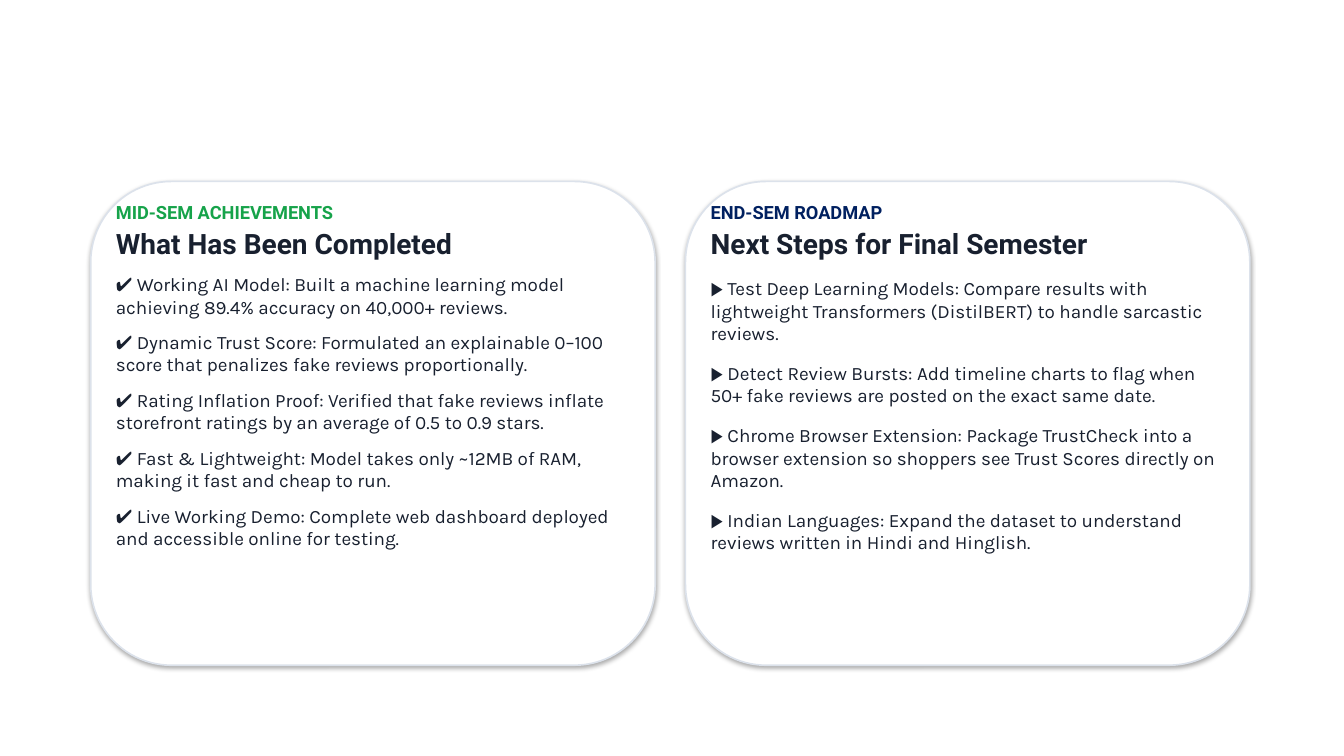
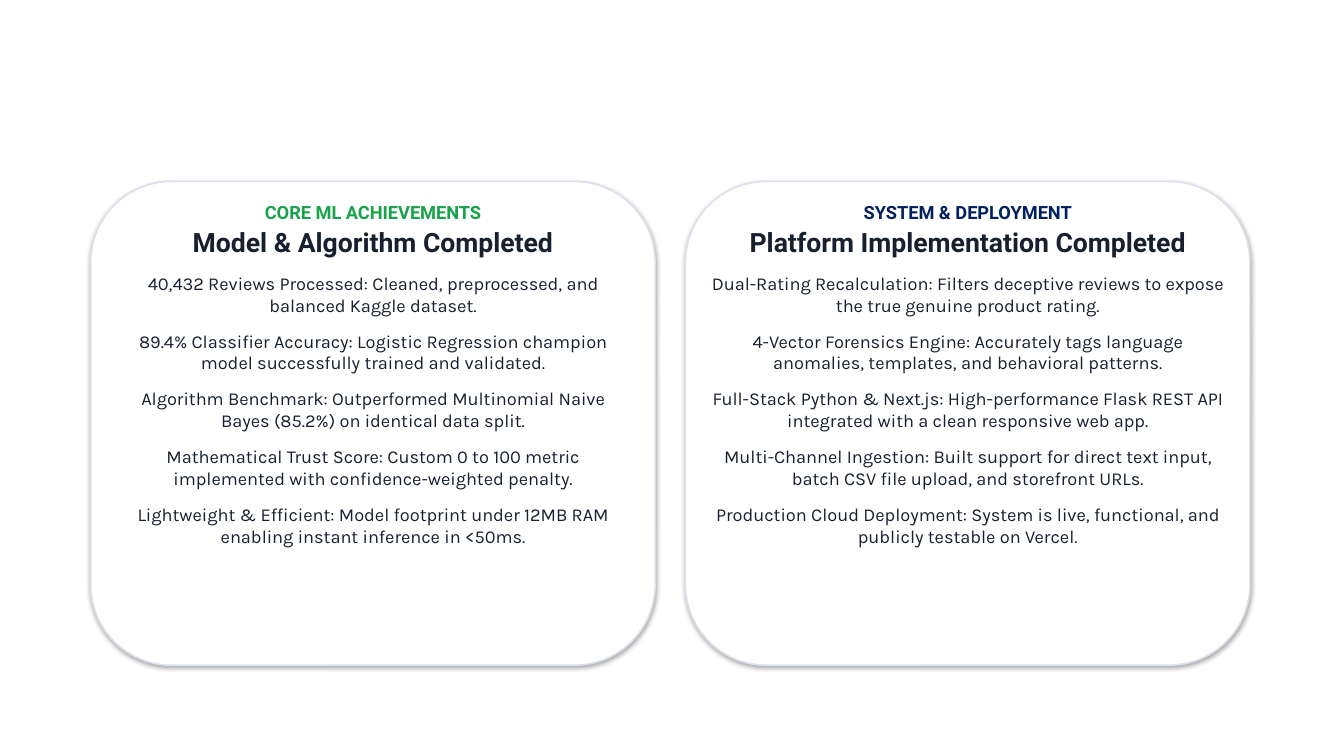
Before and after one commit to muskanpapdiwal/TrustCheck, a slide deck: slide 8 of TrustCheck_Midsem_Presentation.pptx. Drawn at 1344x756 pixels with LibreOffice and Linux fonts; fonts in the diff are those of the drawing; background and template pictures are left out. Boxes give left, top, right and bottom in pixels: in the first picture for what was removed or moved away, otherwise in the second. Text is boxed around its words. In the diff, an @@ line names an element or a change of style, - is before the commit and + after.

```diff
--- a/TrustCheck_Midsem_Presentation.pptx
+++ b/TrustCheck_Midsem_Presentation.pptx
@@ text at (x1=138, y1=206, x2=609, y2=548): text changed; size 13.5 to 13 pt @@
-MID-SEM ACHIEVEMENTS
-What Has Been Completed
-✔ Working AI Model: Built a machine learning model achieving 89.4% accuracy on 40,000+ reviews.
-✔ Dynamic Trust Score: Formulated an explainable 0–100 score that penalizes fake reviews proportionally.
-✔ Rating Inflation Proof: Verified that fake reviews inflate storefront ratings by an average of 0.5 to 0.9 stars.
-✔ Fast & Lightweight: Model takes only ~12MB of RAM, making it fast and cheap to run.
-✔ Live Working Demo: Complete web dashboard deployed and accessible online for testing.
+CORE ML ACHIEVEMENTS
+Model & Algorithm Completed
+40,432 Reviews Processed: Cleaned, preprocessed, and balanced Kaggle dataset.
+89.4% Classifier Accuracy: Logistic Regression champion model successfully trained and validated.
+Algorithm Benchmark: Outperformed Multinomial Naive Bayes (85.2%) on identical data split.
+Mathematical Trust Score: Custom 0 to 100 metric implemented with confidence-weighted penalty.
+Lightweight & Efficient: Model footprint under 12MB RAM enabling instant inference in <50ms.
@@ text at (x1=712, y1=206, x2=1224, y2=548): text changed; size 13.5 to 13 pt @@
-END-SEM ROADMAP
-Next Steps for Final Semester
-▶ Test Deep Learning Models: Compare results with lightweight Transformers (DistilBERT) to handle sarcastic reviews.
-▶ Detect Review Bursts: Add timeline charts to flag when 50+ fake reviews are posted on the exact same date.
-▶ Chrome Browser Extension: Package TrustCheck into a browser extension so shoppers see Trust Scores directly on Amazon.
-▶ Indian Languages: Expand the dataset to understand reviews written in Hindi and Hinglish.
+SYSTEM & DEPLOYMENT
+Platform Implementation Completed
+Dual-Rating Recalculation: Filters deceptive reviews to expose the true genuine product rating.
+4-Vector Forensics Engine: Accurately tags language anomalies, templates, and behavioral patterns.
+Full-Stack Python & Next.js: High-performance Flask REST API integrated with a clean responsive web app.
+Multi-Channel Ingestion: Built support for direct text input, batch CSV file upload, and storefront URLs.
+Production Cloud Deployment: System is live, functional, and publicly testable on Vercel.
```
Also in this commit, not shown: 6 other slides changed, 2 other files.
